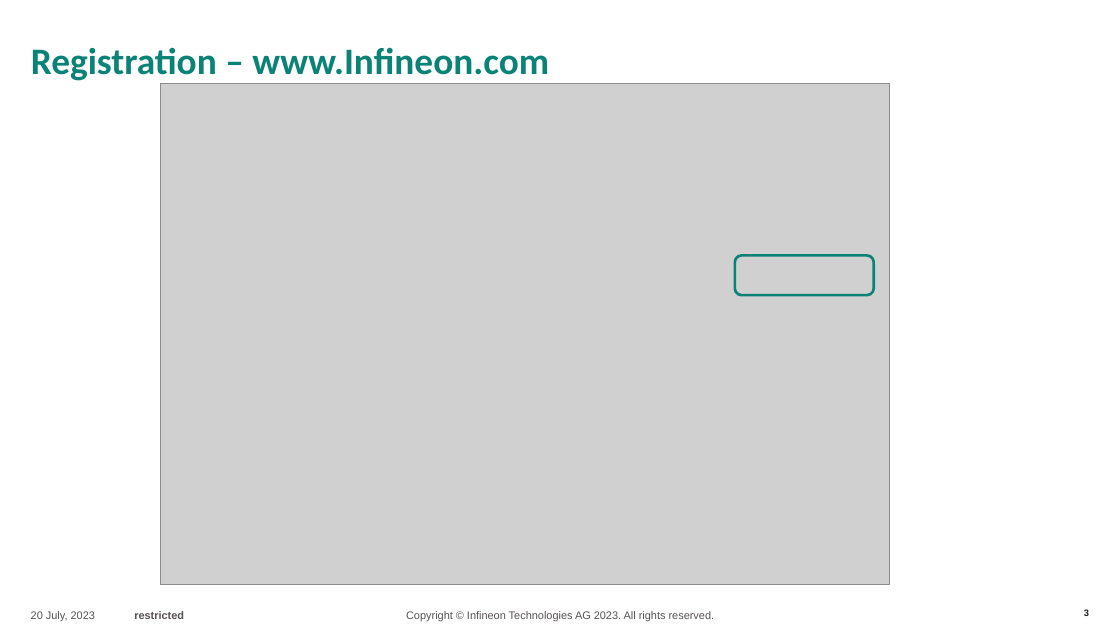
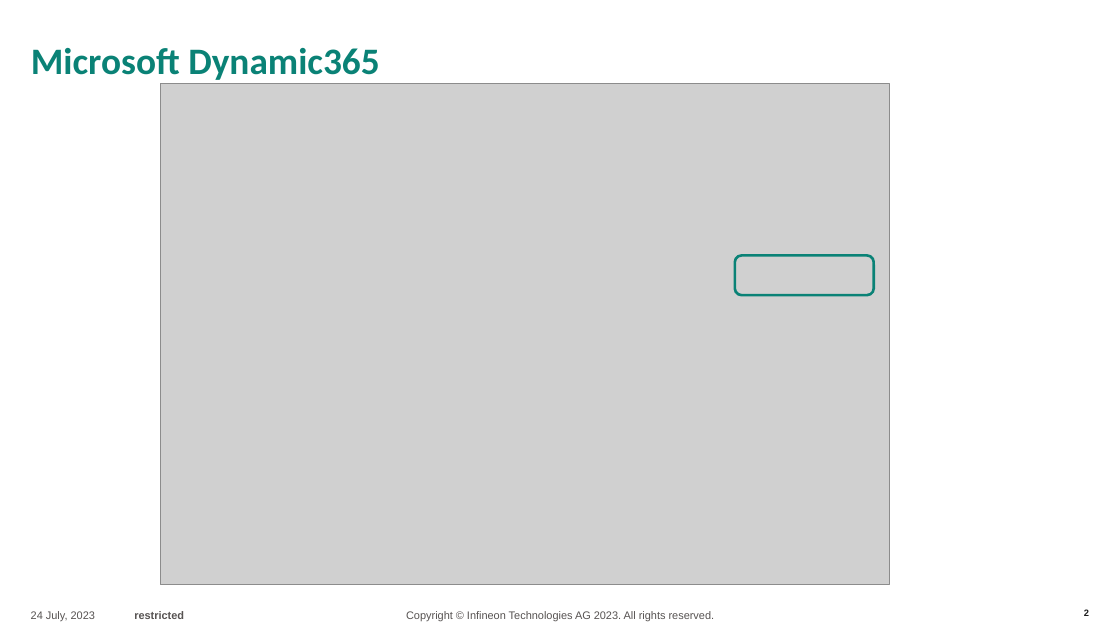
Before and after one commit to IFTWTraven/py_automation_saleae, a slide deck: slide 2 of docs/IFX MSD cases.pptx (slide 3 before the commit). Drawn at 1120x630 pixels with LibreOffice and Linux fonts; fonts in the diff are those of the drawing; grey boxes stand for pictures; background and template pictures are left out. Boxes give left, top, right and bottom in pixels: in the first picture for what was removed or moved away, otherwise in the second. Text is boxed around its words. In the diff, an @@ line names an element or a change of style, - is before the commit and + after.

```diff
--- a/docs/IFX MSD cases.pptx
+++ b/docs/IFX MSD cases.pptx
@@ title at [31,48,379,84]: text changed @@
-Registration – www.Infineon.com
+Microsoft Dynamic365
@@ text at [31,611,184,621]: text changed @@
-20 July, 2023 restricted
+24 July, 2023 restricted
```
Also in this commit, not shown: 17 other slides changed, 2 slides added, 1 slide removed, 14 other files.
